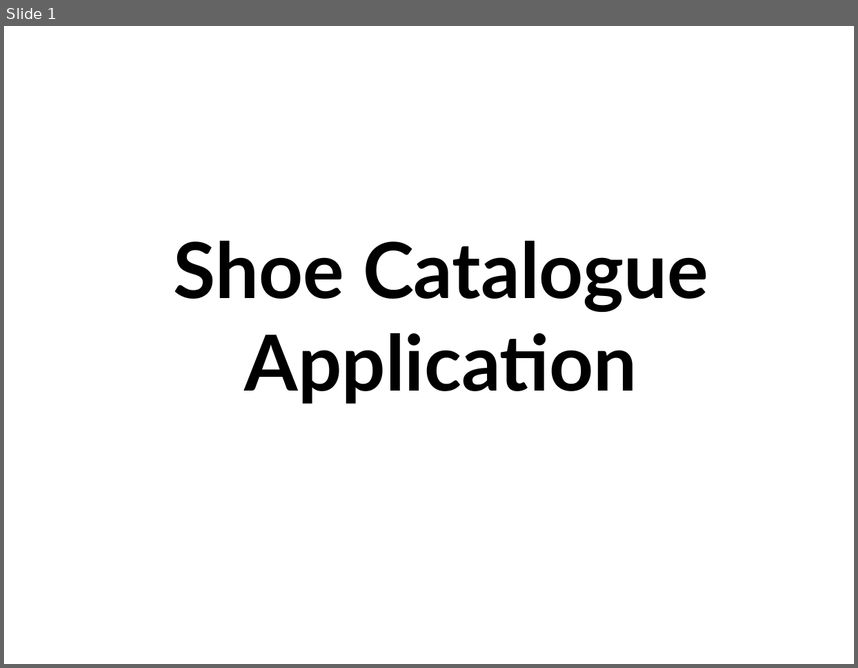
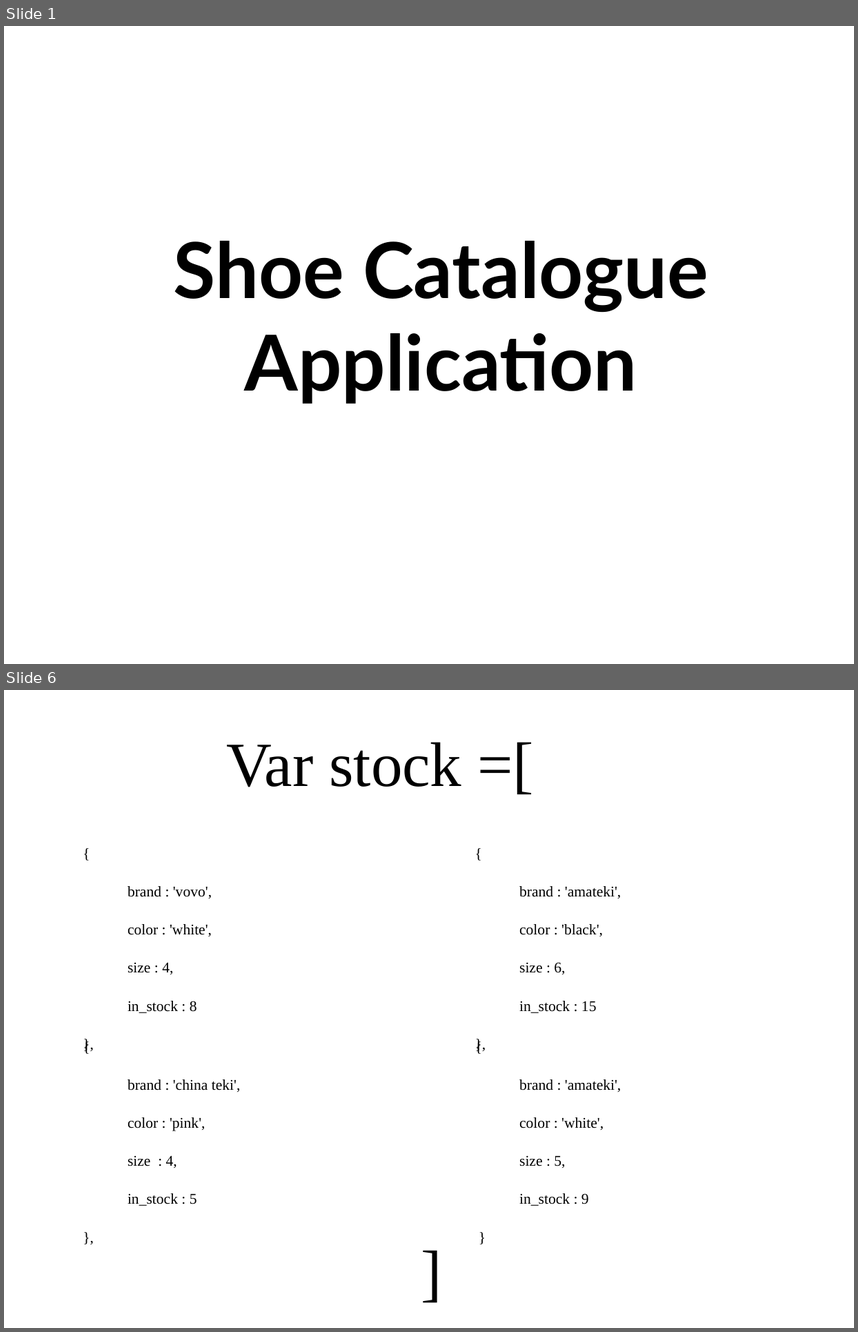
Before and after one commit to TaSiya/shoe, a slide deck: project presentation.odp. Shown one above the other, each under a label of ours: slide 1 before the commit, slides 1 and 6 after it; the slides between them are not shown. The pictures are 858x668 and 858x1332 pixels, drawn with LibreOffice and Linux fonts; fonts in the diff are those of the drawing; background and template pictures are left out. Boxes give left, top, right and bottom in pixels: in the first picture for what was removed or moved away, otherwise in the second. Text is boxed around its words. In the diff, an @@ line names an element or a change of style, - is before the commit and + after.

```diff
--- a/project presentation.odp
+++ b/project presentation.odp
@@ slide 6 added at [4, 690, 854, 1328], background picture (left out) @@
@@ title added at [226, 742, 461, 787], 58.7 pt, text #000000 @@
+Var stock =[
@@ text added at [128, 886, 212, 1013], 13.9 pt, text #000000 @@
+{
+brand : 'vovo',
+color : 'white',
+size : 4,
+in_stock : 8
+},
@@ text added at [519, 886, 621, 1013], 13.9 pt, text #000000 @@
+{
+brand : 'amateki',
+color : 'black',
+size : 6,
+in_stock : 15
+},
@@ text added at [128, 1079, 241, 1205], 13.9 pt, text #000000 @@
+{
+brand : 'china teki',
+color : 'pink',
+size : 4,
+in_stock : 5
+},
@@ text added at [519, 1079, 621, 1205], 13.9 pt, text #000000 @@
+{
+brand : 'amateki',
+color : 'white',
+size : 5,
+in_stock : 9
+}
@@ title added at [98, 1222, 782, 1316], 58.7 pt, text #000000 @@
+]
```
Also in this commit, not shown: 2 slides changed, 9 other slides added, 3 other files.
